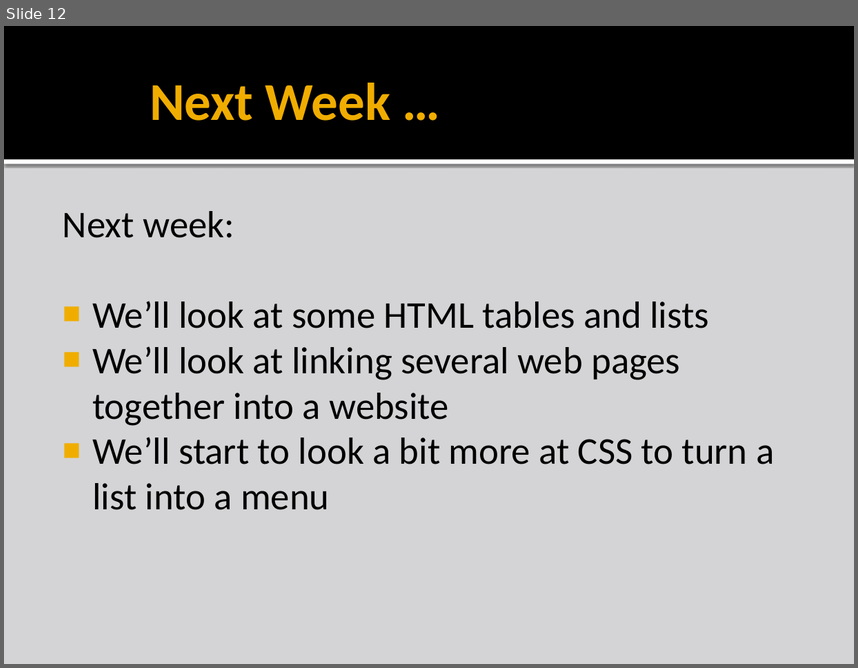
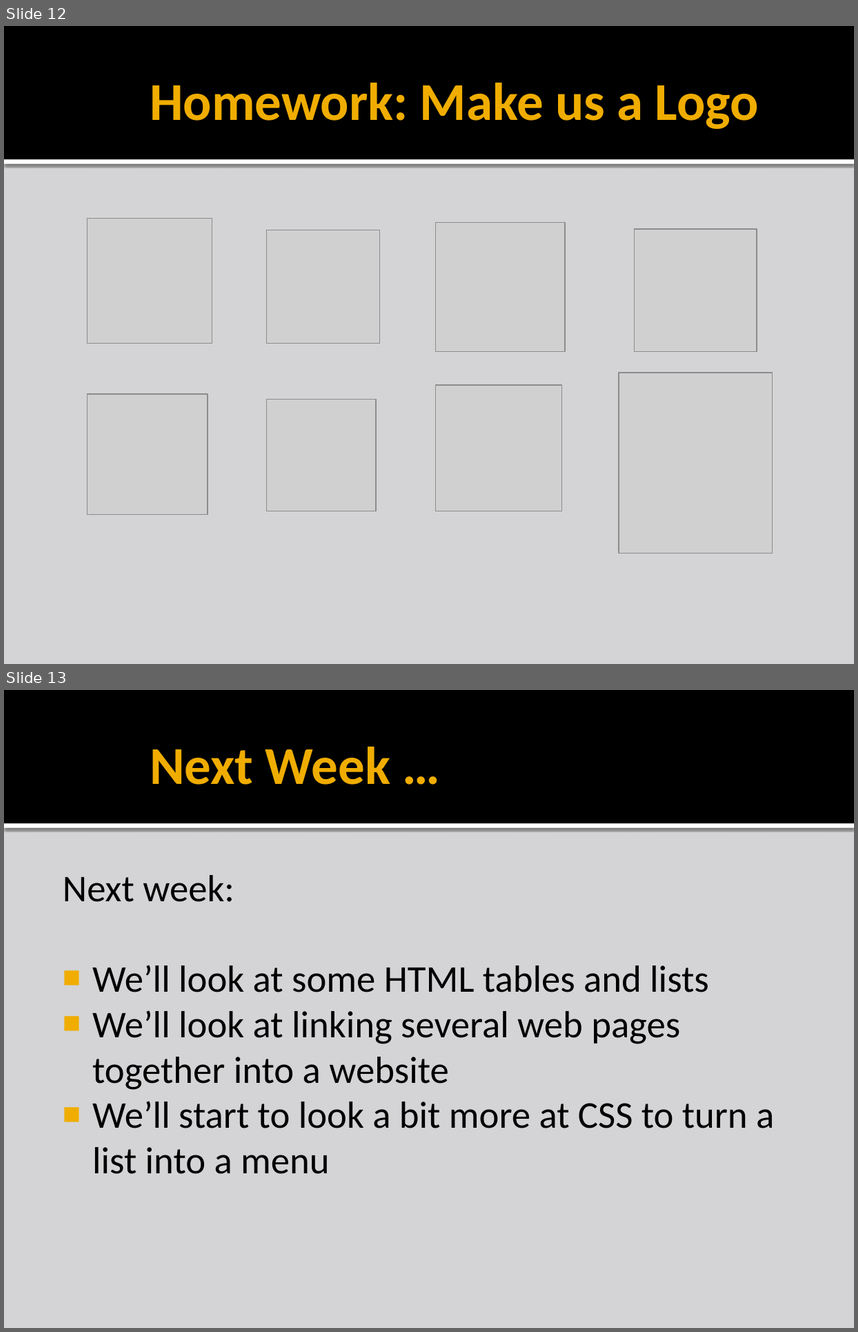
Before and after one commit to liamf/coderdojo-bray, a slide deck: html/presentations/CoderDojoBrayHTML_session1.pptx. Shown one above the other, each under a label of ours: slide 12 before the commit, slides 12 and 13 after it. The pictures are 858x668 and 858x1332 pixels, drawn with LibreOffice and Linux fonts; fonts in the diff are those of the drawing; grey boxes stand for pictures; background and template pictures are left out. Boxes give left, top, right and bottom in pixels: in the first picture for what was removed or moved away, otherwise in the second. Text is boxed around its words. In the diff, an @@ line names an element or a change of style, - is before the commit and + after.

```diff
--- a/html/presentations/CoderDojoBrayHTML_session1.pptx
+++ b/html/presentations/CoderDojoBrayHTML_session1.pptx
@@ slide 12 added at (x1=4, y1=26, x2=854, y2=664), background #D4D4D6; not listed: 2 template elements that a slide beside it also shows @@
@@ title added at (x1=150, y1=83, x2=759, y2=129), 45 pt, text #F0AD00, bold @@
+Homework: Make us a Logo
@@ picture added at (x1=87, y1=218, x2=212, y2=343) @@
@@ picture added at (x1=267, y1=230, x2=380, y2=343) @@
@@ picture added at (x1=436, y1=223, x2=565, y2=352) @@
@@ picture added at (x1=634, y1=229, x2=756, y2=352) @@
@@ picture added at (x1=619, y1=372, x2=773, y2=552) @@
@@ picture added at (x1=87, y1=394, x2=208, y2=515) @@
@@ picture added at (x1=436, y1=385, x2=562, y2=510) @@
@@ picture added at (x1=267, y1=399, x2=377, y2=510) @@
@@ what was slide 12 is now slide 13 @@
```
Also in this commit, not shown: 1 other file.
